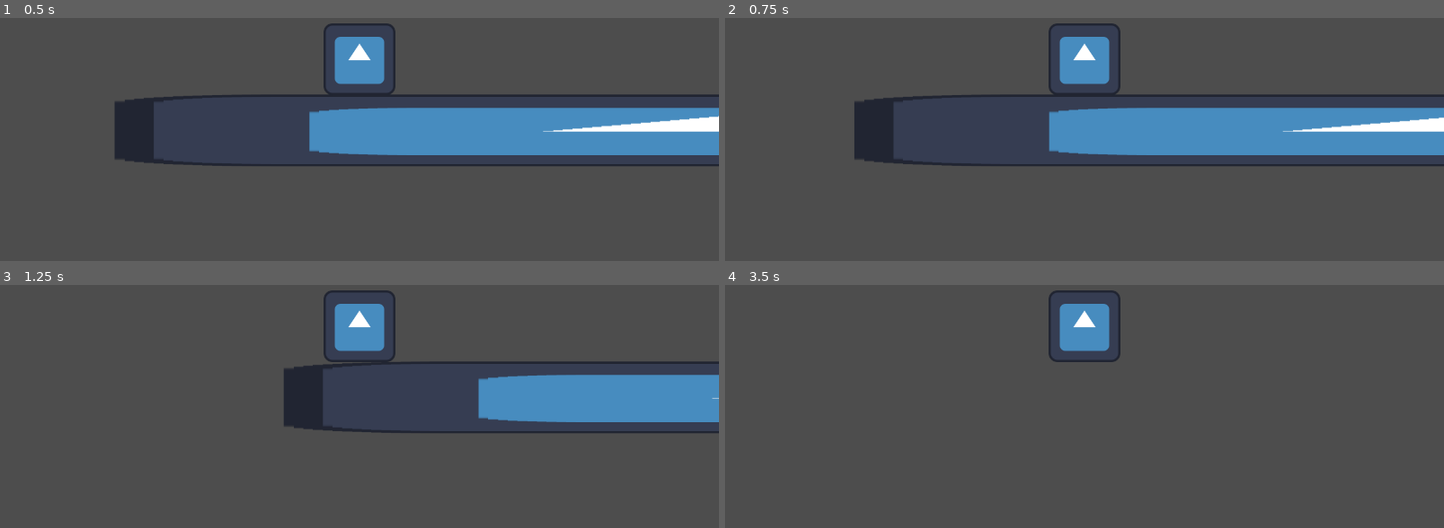
Above: before the commit, frames 1-4 (two rows, left to right).
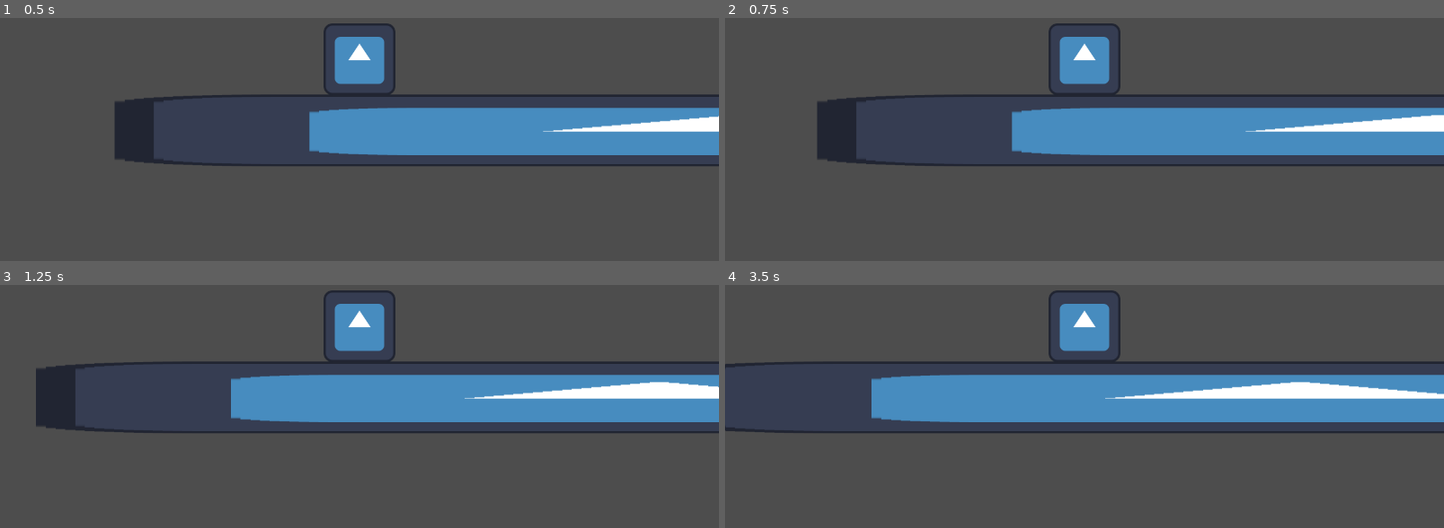
Above: after the commit, the same moments.

Repository: flowyde/Godot-CelesteLike
Game: Godot game, scene res://scenes/main.tscn
Same seed, same stepped clock (60 frames per second), same inputs: the game is played once before the commit and once after it. The engine's default icon, where the game draws it, is replaced by a stand-in: a white triangle on a blue panel in a dark square.
Inputs:
- Up to frame 1 (0.5 s): no input
- Up to frame 2 (0.75 s): tap Enter at 0.5 s; hold Right (move_right) from 0.53 s (still down)
- Up to frame 3 (1.25 s): keep holding Right (move_right)
- Up to frame 4 (3.5 s): release Right (move_right) at 1.28 s; hold Left (move_left) 1.28-2.03 s; hold Right (move_right) from 2.03 s (still down)

Frame 1 is identical in both runs. In frame 2, 4.4% of the frame differs, in the area x 12-100%, y 31-61%; in frame 3, 11%; in frame 4, 17%, in the area x 0-100%, y 31-61%.

Commit message:
changed the player movement code
still kinda buggy :c

Diff:
--- a/scripts/player.gd
+++ b/scripts/player.gd
@@ -1,17 +1,27 @@
 extends CharacterBody2D
 
-var speed : int = 20
+const max_speed = 200
+const acceleration = 8000
 
 func _ready() -> void:
-
 	pass
 
 func _process(delta: float) -> void:
 	pass
 
+func get_input():
+	var hMove = Input.get_axis("move_left","move_right")
+	if hMove != 0:
+		velocity.x += hMove * acceleration
+		velocity.x = clamp(velocity.x, -max_speed, max_speed)
+	else:
+		velocity.x = 0
+
+	velocity.y += get_gravity().y
+
+	print(velocity.x)
+
 func _physics_process(delta: float) -> void:
-	var hMove: int = Input.get_axis("move_right","move_left")
-	velocity.x += hMove * speed
-	velocity.y += get_gravity().y
+	get_input()
 	move_and_slide()
 	pass
